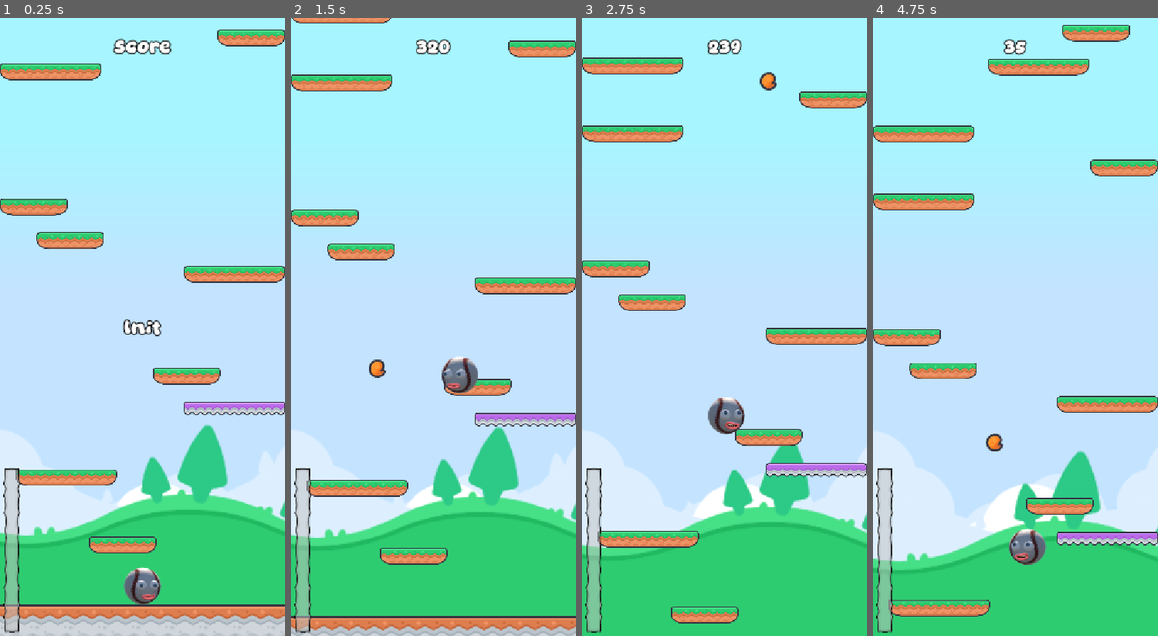
Above: before the commit, frames 1-4 (left to right).
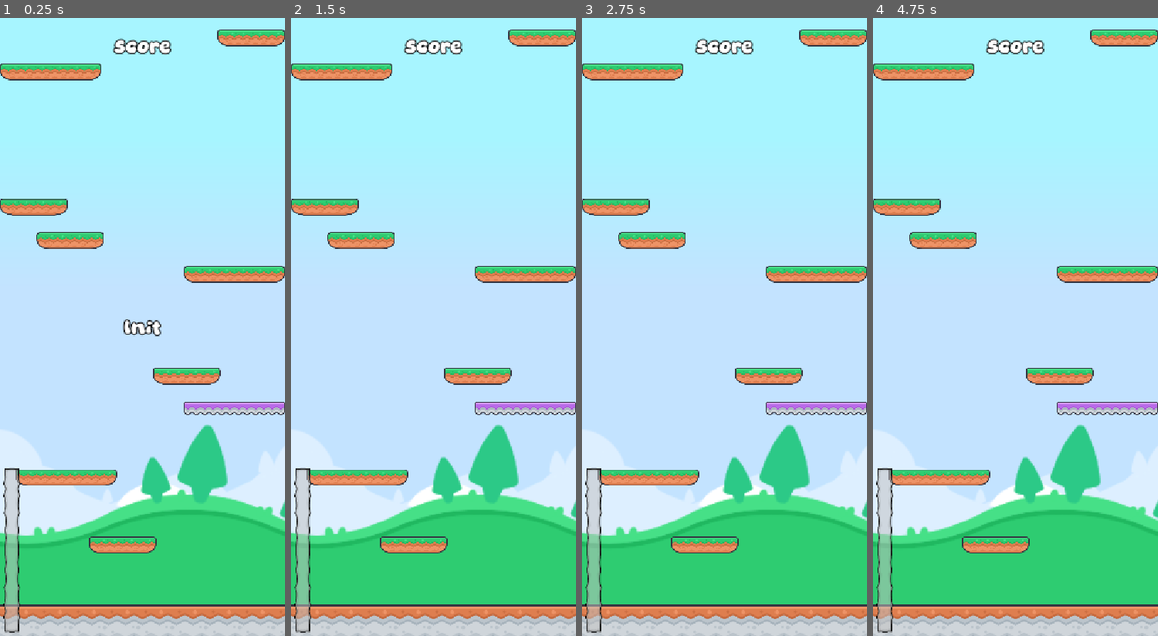
Above: after the commit, the same moments.

Repository: iRadEntertainment/incrediddodlejump
Game: Godot game, scene res://scenes/game.tscn
Two runs of this game, one before a commit and one after it. Both use one fixed random seed, a clock stepped at 60 frames per second and the inputs below. This scene is started directly instead of the project's main scene. Sound files missing from this copy of the repository are replaced by a short silence.
Inputs (mouse positions are in pixels of both pictures, inside the frame that each line leads up to):
- Up to frame 1 (0.25 s): no input
- Up to frame 2 (1.5 s): tap Enter at 0.5 s; move the mouse to (496, 296) at 0.52 s; press the mouse at (496, 296) at 0.53 s; move the mouse to (376, 357) at 1.27 s; release the mouse at (376, 357) at 1.28 s; click (376, 357) at 1.35 s
- Up to frame 3 (2.75 s): move the mouse to (753, 191) at 2.02 s; press the mouse at (753, 191) at 2.03 s
- Up to frame 4 (4.75 s): move the mouse to (1001, 450) at 2.77 s; release the mouse at (1001, 450) at 2.78 s; click (1001, 450) at 2.85 s; move the mouse to (1101, 419) at 3.52 s; press the mouse at (1101, 419) at 3.53 s; move the mouse to (930, 234) at 4.27 s; release the mouse at (930, 234) at 4.28 s; click (930, 234) at 4.35 s

The runs differ from the first frame. In frame 1, 0.6% of the frame differs, in the area x 43-57%, y 88-95%; in frame 2, 17%; in frame 3, 22%; in frame 4, 24%, in the area x 0-100%, y 1-100%.
Error after the commit: Invalid access to property or key 'position' on a base object of type 'Nil'. (res://instances/cam.gd:8)

Commit message:
feat: added fireball burst sounds and particles

Diff:
--- a/instances/player.tscn
+++ b/instances/player.tscn
@@ -23,7 +23,7 @@
 random_pitch = 1.0594631
 random_volume_offset_db = 2.0
 streams_count = 1
-stream_0/stream = ExtResource("6_cns3y")
+stream_0/stream = ExtResource("7_t8gwc")
 
 [sub_resource type="AudioStreamRandomizer" id="AudioStreamRandomizer_4sq38"]
 random_pitch = 1.0594631
--- a/instances/projectile.gd
+++ b/instances/projectile.gd
@@ -1,6 +1,11 @@
 class_name Projectile
 extends Area2D
 
+
+@onready var sprite: Sprite2D = %sprite
+@onready var sfx_burst: AudioStreamPlayer = %sfx_burst
+@onready var coll: CollisionShape2D = %coll
+@onready var burst_particles: GPUParticles2D = %burst_particles
 
 var dir: Vector2
 var speed: float = 1200.0 #px/s
@@ -10,6 +15,16 @@
 	position += dir * speed * delta
 
 
+func _burst() -> void:
+	set_physics_process(false)
+	coll.set_deferred(&"disabled", true)
+	sprite.hide()
+	sfx_burst.play()
+	burst_particles.emitting = true
+	await sfx_burst.finished
+	queue_free()
+
+
 func _on_notif_screen_exited() -> void:
 	queue_free()
 
@@ -17,4 +32,4 @@
 func _on_area_entered(enemy: Enemy) -> void:
 	if enemy.can_die:
 		enemy.die()
-	queue_free()
+	_burst()
--- a/instances/projectile.tscn
+++ b/instances/projectile.tscn
@@ -2,6 +2,8 @@
 
 [ext_resource type="Script" uid="uid://dt43hte3lx180" path="res://instances/projectile.gd" id="1_seckb"]
 [ext_resource type="Texture2D" uid="uid://byntnwsod3ven" path="res://assets/kenney_tiles.png" id="2_bnk0c"]
+[ext_resource type="AudioStream" uid="uid://ddogqfmyqnnyw" path="res://assets/Sounds/sfx_02_fire_burst_za-games.ogg" id="3_bnk0c"]
+[ext_resource type="Texture2D" uid="uid://ch8l85ai27d4v" path="res://assets/smoke_sheet.png" id="4_r5pch"]
 
 [sub_resource type="CircleShape2D" id="CircleShape2D_y8l58"]
 radius = 18.027756
@@ -10,20 +12,84 @@
 atlas = ExtResource("2_bnk0c")
 region = Rect2(715, 130, 64, 64)
 
+[sub_resource type="AudioStreamRandomizer" id="AudioStreamRandomizer_r5pch"]
+random_pitch = 1.1892071
+random_volume_offset_db = 2.0
+streams_count = 1
+stream_0/stream = ExtResource("3_bnk0c")
+
+[sub_resource type="CanvasItemMaterial" id="CanvasItemMaterial_xpswg"]
+light_mode = 1
+particles_animation = true
+particles_anim_h_frames = 7
+particles_anim_v_frames = 1
+particles_anim_loop = false
+
+[sub_resource type="Curve" id="Curve_em2hn"]
+_data = [Vector2(0, 0), 0.0, 0.0, 0, 0, Vector2(1, 1), 0.0, 0.0, 0, 0]
+point_count = 2
+
+[sub_resource type="CurveTexture" id="CurveTexture_ubb2a"]
+curve = SubResource("Curve_em2hn")
+
+[sub_resource type="Gradient" id="Gradient_r5pch"]
+offsets = PackedFloat32Array(0, 0.16006097, 0.2820122, 0.48932928, 1)
+colors = PackedColorArray(1, 1, 1, 1, 1, 0.827451, 0.007843138, 1, 0.79607844, 0.3254902, 0.1254902, 1, 0.30980393, 0.30980393, 0.31764707, 1, 0.30999416, 0.31003833, 0.31782436, 0.1254902)
+
+[sub_resource type="GradientTexture1D" id="GradientTexture1D_xpswg"]
+gradient = SubResource("Gradient_r5pch")
+
+[sub_resource type="Curve" id="Curve_rrmcl"]
+_data = [Vector2(0, 0.87668633), 0.0, 0.0, 0, 0, Vector2(1, 0.24093586), 0.0, 0.0, 0, 0]
+point_count = 2
+
+[sub_resource type="CurveTexture" id="CurveTexture_pqxld"]
+curve = SubResource("Curve_rrmcl")
+
+[sub_resource type="ParticleProcessMaterial" id="ParticleProcessMaterial_ysx3q"]
+particle_flag_disable_z = true
+direction = Vector3(0, -1, 0)
+spread = 90.0
+initial_velocity_min = 67.18
+initial_velocity_max = 250.0
+gravity = Vector3(0, 490, 0)
+scale_min = 0.5
+scale_max = 1.5
+scale_curve = SubResource("CurveTexture_pqxld")
+color_ramp = SubResource("GradientTexture1D_xpswg")
+anim_offset_curve = SubResource("CurveTexture_ubb2a")
+
 [node name="projectile" type="Area2D" unique_id=1150948596]
 collision_layer = 16
 collision_mask = 32
 script = ExtResource("1_seckb")
 
 [node name="coll" type="CollisionShape2D" parent="." unique_id=1518235440]
+unique_name_in_owner = true
 shape = SubResource("CircleShape2D_y8l58")
 
 [node name="sprite" type="Sprite2D" parent="." unique_id=1274947431]
+unique_name_in_owner = true
 texture = SubResource("AtlasTexture_r5pch")
 
 [node name="notif" type="VisibleOnScreenNotifier2D" parent="." unique_id=1962108436]
 visible = false
 rect = Rect2(-41, -41, 82, 82)
 
+[node name="sfx_burst" type="AudioStreamPlayer" parent="." unique_id=342677626]
+unique_name_in_owner = true
+stream = SubResource("AudioStreamRandomizer_r5pch")
+
+[node name="burst_particles" type="GPUParticles2D" parent="." unique_id=1707740541]
+unique_name_in_owner = true
+material = SubResource("CanvasItemMaterial_xpswg")
+emitting = false
+amount = 20
+texture = ExtResource("4_r5pch")
+lifetime = 0.8
+one_shot = true
+explosiveness = 0.95
+process_material = SubResource("ParticleProcessMaterial_ysx3q")
+
 [connection signal="area_entered" from="." to="." method="_on_area_entered"]
 [connection signal="screen_exited" from="notif" to="." method="_on_notif_screen_exited"]
Not shown, added: assets/Sounds/sfx_02_fire_ball_qubodup.ogg.import
Not shown, added: assets/Sounds/sfx_02_fire_ball_qubodup.ogg
Not shown, changed: credits.md
